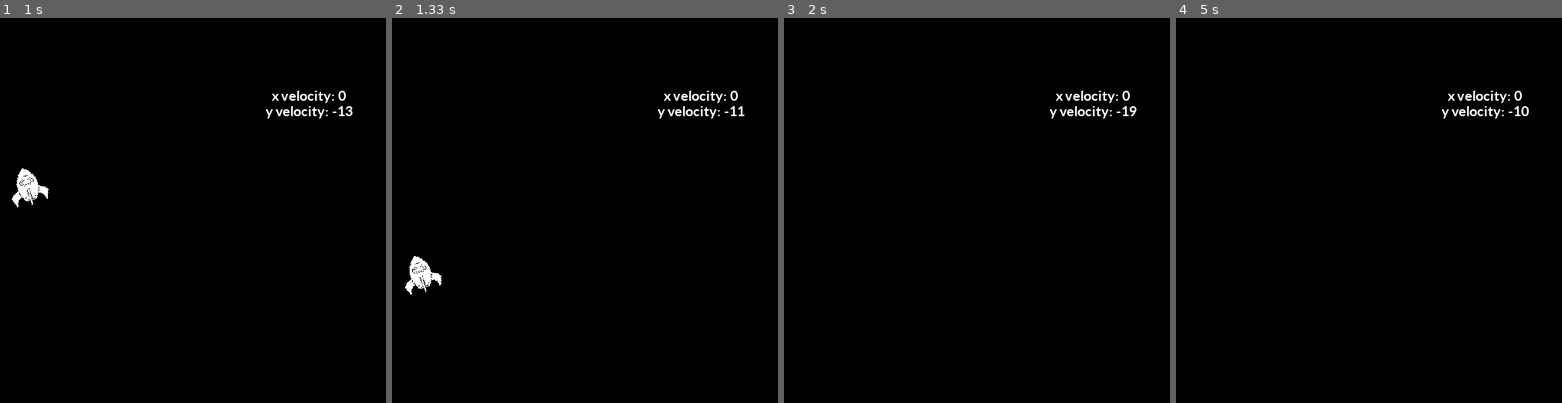
Above: before the commit, frames 1-4 (left to right).
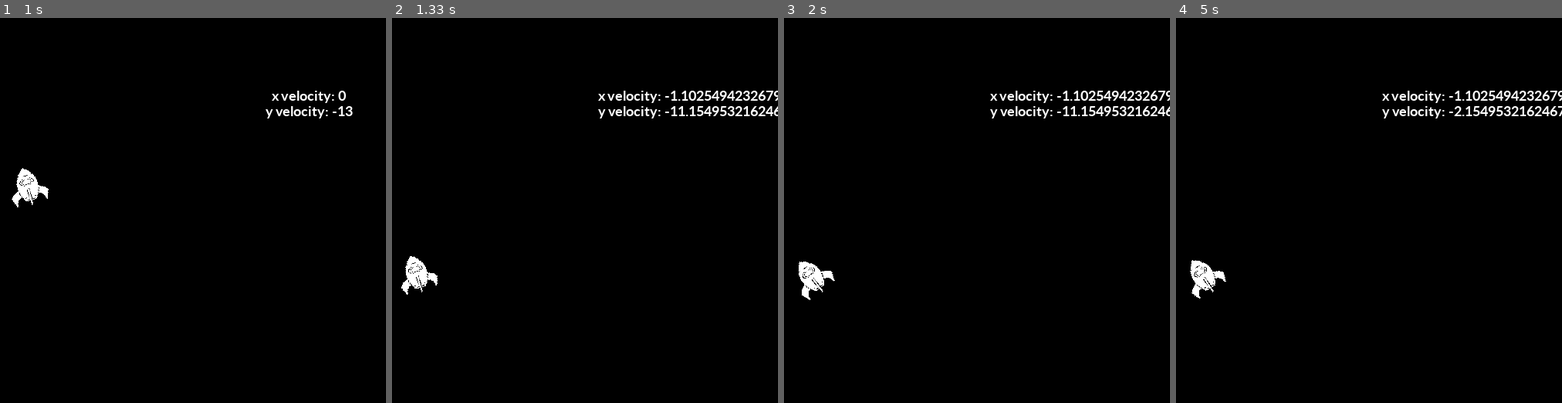
Above: after the commit, the same moments.

Repository: Nat1405/pythonic-pygames
Game: pygame game, started from lander.py
The game is run twice, just before and just after one commit, with the same random seed, the same clock (stepped at 60 frames per second) and the same inputs. The source is Python 2; it was converted automatically to run under Python 3.
Inputs:
- Up to frame 1 (1 s): hold Left 0.33-0.87 s; hold Down from 0.9 s (still down)
- Up to frame 2 (1.33 s): release Down at 1.2 s; hold Left from 1.23 s (still down)
- Up to frame 3 (2 s): release Left at 1.63 s; hold Left from 1.67 s (still down)
- Up to frame 4 (5 s): release Left at 2.3 s; hold Down 2.33-2.7 s; hold Right 3.73-4.2 s; hold Down from 4.8 s (still down)

Frame 1 is identical in both runs. In frame 2, 1.6% of the frame differs, in the area x 2-100%, y 18-72%; in frame 3, 1.8%, in the area x 3-100%, y 18-74%; in frame 4, 1.8%.

Commit message:
Added sin and cos integration

Diff:
--- a/mymodule.py
+++ b/mymodule.py
@@ -29,6 +29,8 @@
         self.lander_image = pygame.transform.scale(self.lander_image, (50, 50))
         self.imagerect = self.lander_image.get_rect()
 
+        self.rotation = 0
+
         self.rot_image = self.lander_image
         self.rot_rect = self.imagerect
 
@@ -56,6 +58,11 @@
         self.x_pos += self.x_velocity
         self.y_pos += self.y_velocity
 
+
+
+        # Check to see if we are rotating or not
+
+
         # Check to see how the rocket is accelerating.
         # If engine is firing, velocity += y_acceleration - engine_acceleration
         # else velocity += y_acceleration because the lander is just falling.
@@ -63,6 +70,11 @@
         # V0.1 Build: sines and cosines used to add a variable thrust vector.
 
         if engine_firing_flag:
+            # We need to split the engine acceleration between x and y
+
+            self.x_velocity += self.engine_acceleration*math.sin(math.radians(self.rotation))
+            self.y_velocity += self.y_acceleration + self.engine_acceleration*math.cos(math.radians(self.rotation))
+
             self.y_velocity += self.y_acceleration + self.engine_acceleration
         else:
             self.y_velocity += self.y_acceleration
@@ -88,5 +100,6 @@
     def rot_center(self, angle):
 
         """rotate an image while keeping its center"""
+        self.rotation = angle
         self.rot_image = pygame.transform.rotate(self.lander_image, angle)
         self.rot_rect = self.rot_image.get_rect(center=self.imagerect.center)
Not shown, changed: mymodule.pyc
